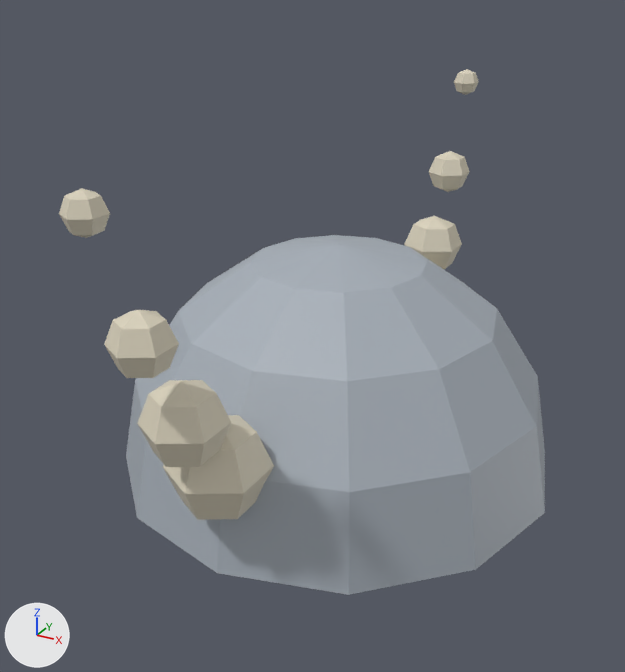
An edit to the glTF model public/models/hat-viking.glb, drawn before and after from the same camera.
The view is the same before and after, from a 50 mm lens placed at (0.713, -1.4, 0.957), pointed at (-0.029, -0.052, 0.283). Every picture has the same lights, and +X, +Y and +Z are marked at lower left. The first picture is the older version. Vertices at exactly the same position are counted once.

Names of what the first picture shows: 'hat-viking'.
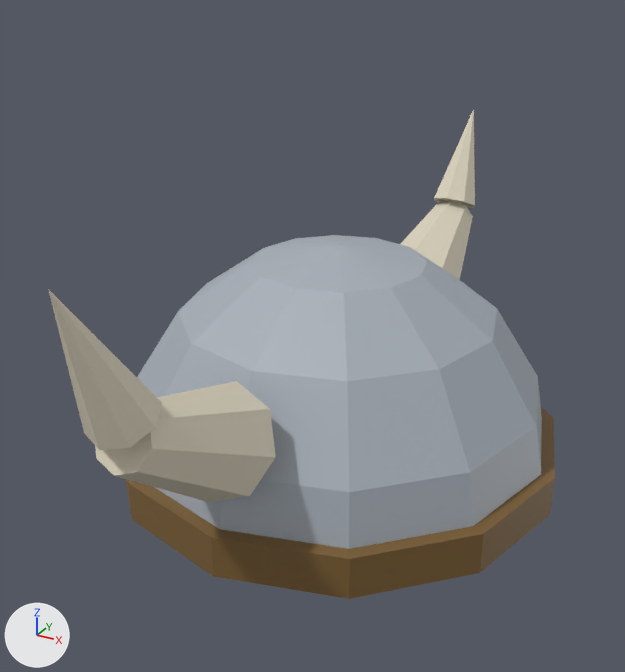
Patch to the scene script:
```diff
--- a/public/models/hat-viking.glb.py
+++ b/public/models/hat-viking.glb.py
@@ me_hat_viking @@
 # used by ob_hat_viking; location = (0.0, 0.0, 0.0)
 # verts and faces of me_hat_viking; kept vertices keep their numbers, new ones are numbered from 246
-me_hat_viking.from_pydata(...)  # 246 vertices, 456 faces; spans x -0.44..0.44, y -0.69..0.69, z 0.0..0.71
+me_hat_viking.from_pydata(...)  # 160 vertices, 296 faces; spans x -0.45..0.45, y -0.731..0.731, z 0.0..0.609
+# me_hat_viking part 1: a new loose piece, a 12-sided cylinder along z spanning x -0.45..0.45, y -0.45..0.45, z 0.0..0.08, in mat_vc
+# me_hat_viking part 2: a new loose piece of 16 vertices spanning x -0.1..0.1, y -0.658..-0.358, z 0.151..0.405, in mat_vc
+# me_hat_viking part 3: a new loose piece of 16 vertices spanning x -0.1..0.1, y 0.358..0.658, z 0.151..0.405, in mat_vc
+# me_hat_viking part 4: 8 loose pieces with 160 vertices, spanning x -0.078..0.078, y -0.69..0.69, z 0.11..0.71, are deleted
+# me_hat_viking part 5
+verts[246] = (0.0, -0.579, 0.414)  # pixel (145, 387)
+verts[247] = (0.039, -0.594, 0.408)  # pixel (161, 402)
+verts[248] = (0.055, -0.629, 0.391)  # pixel (155, 427)
+verts[249] = (0.039, -0.665, 0.375)  # pixel (129, 447)
+verts[250] = (0.0, -0.679, 0.368)  # pixel (99, 449)
+verts[251] = (-0.039, -0.665, 0.375)  # pixel (84, 433)
+verts[252] = (-0.055, -0.629, 0.391)
+verts[253] = (-0.039, -0.594, 0.408)
+verts[254] = (0.0, -0.731, 0.609)  # pixel (48, 288)
+faces += [(249, 254, 250), (248, 254, 249), (247, 254, 248), (250, 254, 251), (246, 254, 247), (251, 254, 252)]
+faces += [(249, 250, 251), (251, 252, 253), (246, 247, 253), (247, 248, 249), (249, 251, 253), (247, 249, 253)]
+faces += [(252, 254, 253), (246, 253, 254)]
+# me_hat_viking part 6
+verts[255] = (0.0, 0.679, 0.368)
+verts[256] = (0.039, 0.665, 0.375)  # pixel (472, 208)
+verts[257] = (0.055, 0.629, 0.391)  # pixel (474, 205)
+verts[258] = (0.039, 0.594, 0.408)  # pixel (464, 201)
+verts[259] = (0.0, 0.579, 0.414)  # pixel (447, 198)
+verts[260] = (-0.039, 0.594, 0.408)  # pixel (434, 197)
+verts[261] = (-0.055, 0.629, 0.391)  # pixel (433, 200)
+verts[262] = (-0.039, 0.665, 0.375)
+verts[263] = (0.0, 0.731, 0.609)  # pixel (473, 108)
+faces += [(258, 263, 259), (255, 263, 256), (257, 263, 258), (256, 263, 257), (259, 263, 260), (260, 263, 261)]
+faces += [(257, 258, 259), (259, 260, 261), (255, 261, 262), (255, 256, 257), (257, 259, 261), (255, 257, 261)]
+faces += [(261, 263, 262), (255, 262, 263)]
 me_hat_viking.materials.append(mat_vc)
```

Location of each change, [x1, y1, x2, y2] in pixels of the pictures (625 x 672 px):
'hat-viking', reshaped (7% shorter)
    before: [59, 69, 545, 595]
    after: [48, 109, 555, 599]
part 1 of me_hat_viking, added (brown)
    after: [125, 407, 555, 599]
part 2 of me_hat_viking, added
    after: [95, 381, 276, 502]
part 3 of me_hat_viking, added
    after: [400, 201, 473, 280]
part 4 of me_hat_viking, deleted
    before: [59, 69, 478, 520]
part 5 of me_hat_viking, added
    after: [48, 289, 162, 450]
part 6 of me_hat_viking, added
    after: [433, 109, 475, 208]
